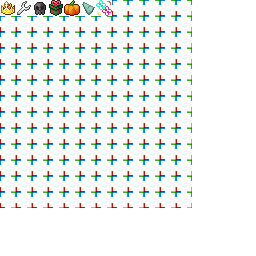
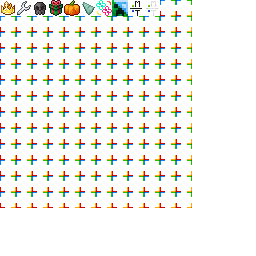
The second 256x256 image is a revision of the first. Changes to its layers:
added layer "teams_multiteam copy" above "teams_multiteam" over [146, 1, 158, 16]
added layer "teams_multiteam" above "teams_mca" over [130, 1, 142, 16]
added layer "teams_mca" above "special_neon" over [112, 0, 128, 16]
painted on "da grid that gets decreased and finally deleted over time" over [112, 0, 160, 16]
